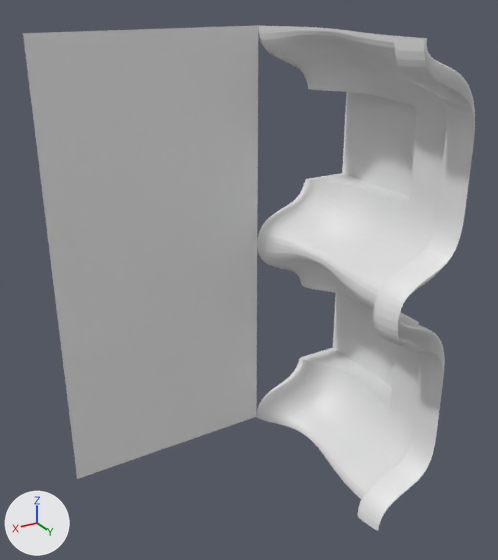
Renders of the OBJ model data/bmc/bmc_tiles/t_245.obj from each side of a commit.
Camera for both pictures: a 50 mm lens placed at (0.831, 1.346, 0.583), pointed at (0.156, 0.221, 0.02). Arrows for +X, +Y and +Z are at lower left; the lights stay in place. Where no turn or scale is listed for an object, it has been applied to the vertices.

Script lines for the objects in view, before the commit:
```python
me_t_245 = bpy.data.meshes.new('t_245')
me_t_245.from_pydata(...)  # 6161 vertices, 11998 faces; spans x -0.251..0.5, y 0.0..0.5, z -0.5..0.5
ob_t_245 = bpy.data.objects.new('t_245', me_t_245)
ob_t_245.location = (0.0, 0.0, 0.0)
```
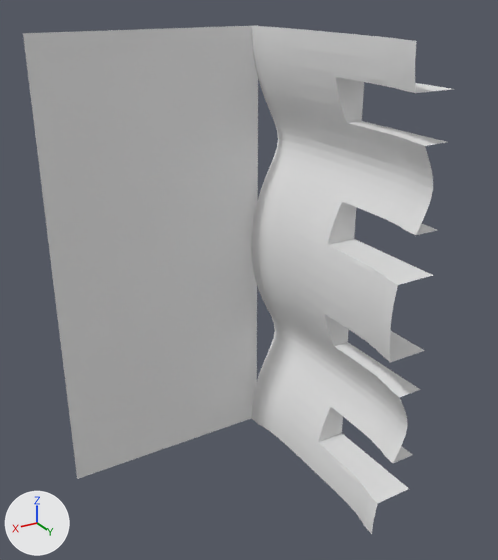
Edits to the scene script, one JSON object a line:
```json
{"block": "me_t_245", "where": "# used by ob_t_245; location = (0.0, 0.0, 0.0)"}
{"op": "remove", "block": "me_t_245", "code": "me_t_245.from_pydata(...)  # 6161 vertices, 11998 faces; spans x -0.251..0.5, y 0.0..0.5, z -0.5..0.5"}
{"op": "add", "block": "me_t_245", "code": "me_t_245.from_pydata(...)  # 766 vertices, 1396 faces; spans x -0.08..0.5, y 0.0..0.5, z -0.5..0.5"}
{"block": "me_t_245", "change": "me_t_245 part 1: a new loose piece of 760 vertices spanning x -0.08..0.017, y 0.0..0.5, z -0.5..0.5"}
{"block": "me_t_245", "change": "me_t_245 part 2: 6155 vertices removed from x -0.251..0.008, y 0.0..0.5, z -0.5..0.5"}
```

Boxes [x1, y1, x2, y2] around the edits, measured in the pictures (498 x 560 px):
```json
{"object": "t_245", "change": "reshaped", "before": [23, 25, 475, 531], "after": [23, 25, 452, 534]}
{"part": 1, "of": "me_t_245", "change": "added", "after": [251, 26, 452, 534]}
{"part": 2, "of": "me_t_245", "change": "deleted", "before": [256, 25, 475, 531]}
```
